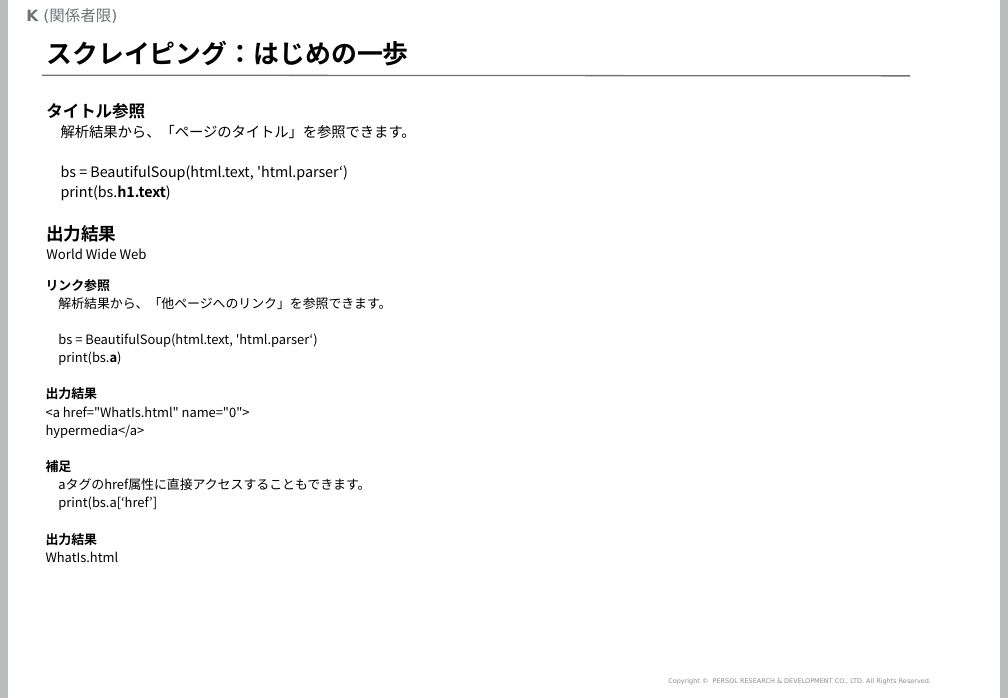
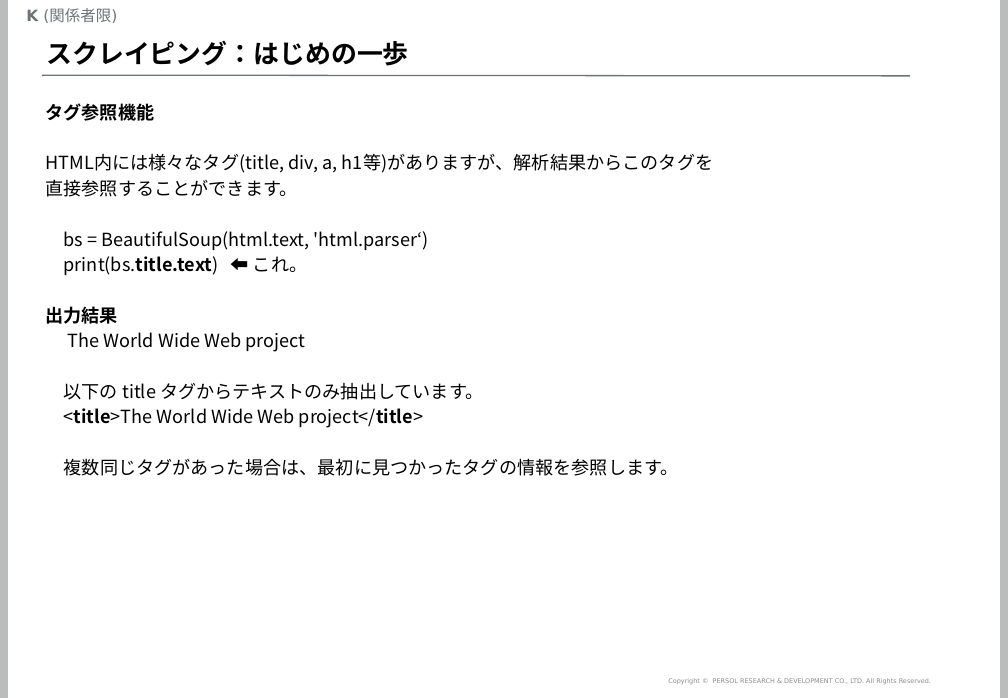
Before and after one commit to mogrodown/python_session, a slide deck: slide 12 of doc/python中級講座_2020.pptx. Drawn at 1008x698 pixels with LibreOffice and Linux fonts; fonts in the diff are those of the drawing; background and template pictures are left out. Boxes give left, top, right and bottom in pixels: in the first picture for what was removed or moved away, otherwise in the second. Text is boxed around its words. In the diff, an @@ line names an element or a change of style, - is before the commit and + after.

```diff
--- a/doc/python中級講座_2020.pptx
+++ b/doc/python中級講座_2020.pptx
@@ text removed at [46, 103, 416, 242] @@
-タイトル参照
-解析結果から、「ページのタイトル」を参照できます。
-bs = BeautifulSoup(html.text, 'html.parser‘)
-print(bs.h1.text)
-出力結果
-World Wide Web
@@ text added at [46, 103, 713, 476], 14 pt, text #000000 @@
+タグ参照機能
+HTML内には様々なタグ(title, div, a, h1等)がありますが、解析結果からこのタグを
+直接参照することができます。
+bs = BeautifulSoup(html.text, 'html.parser‘)
+print(bs.title.text) ⬅ これ。
+出力結果
+The World Wide Web project
+以下の title タグからテキストのみ抽出しています。
+<title>The World Wide Web project</title>
+複数同じタグがあった場合は、最初に見つかったタグの情報を参照します。
@@ text removed at [46, 279, 391, 562] @@
-リンク参照
-解析結果から、「他ページへのリンク」を参照できます。
-bs = BeautifulSoup(html.text, 'html.parser‘)
-print(bs.a)
-出力結果
-<a href="WhatIs.html" name="0">
-hypermedia</a>
-補足
-aタグのhref属性に直接アクセスすることもできます。
-print(bs.a[‘href’]
-出力結果
-WhatIs.html
```
Also in this commit, not shown: 21 other slides changed, 3 slides added, 1 other file.
